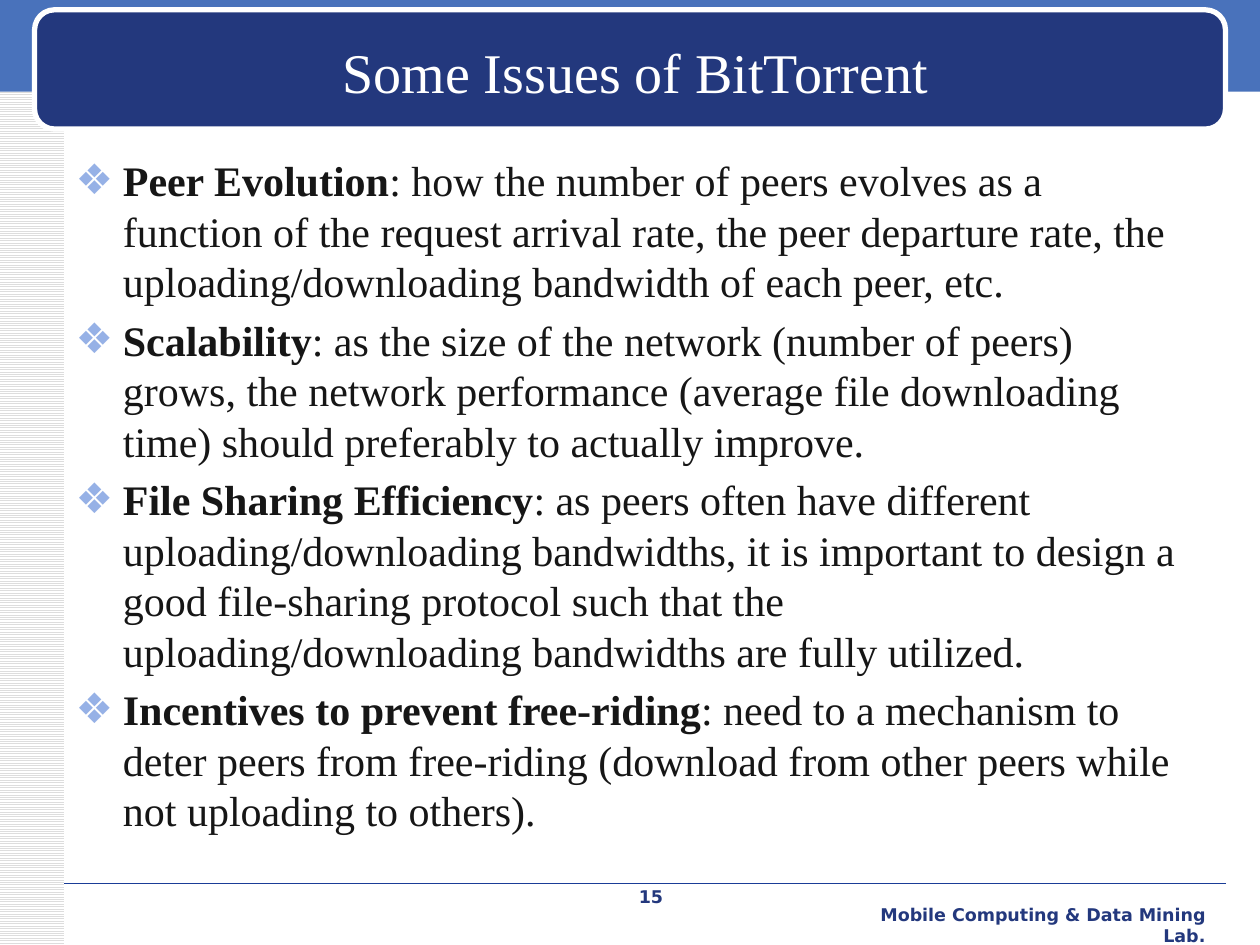
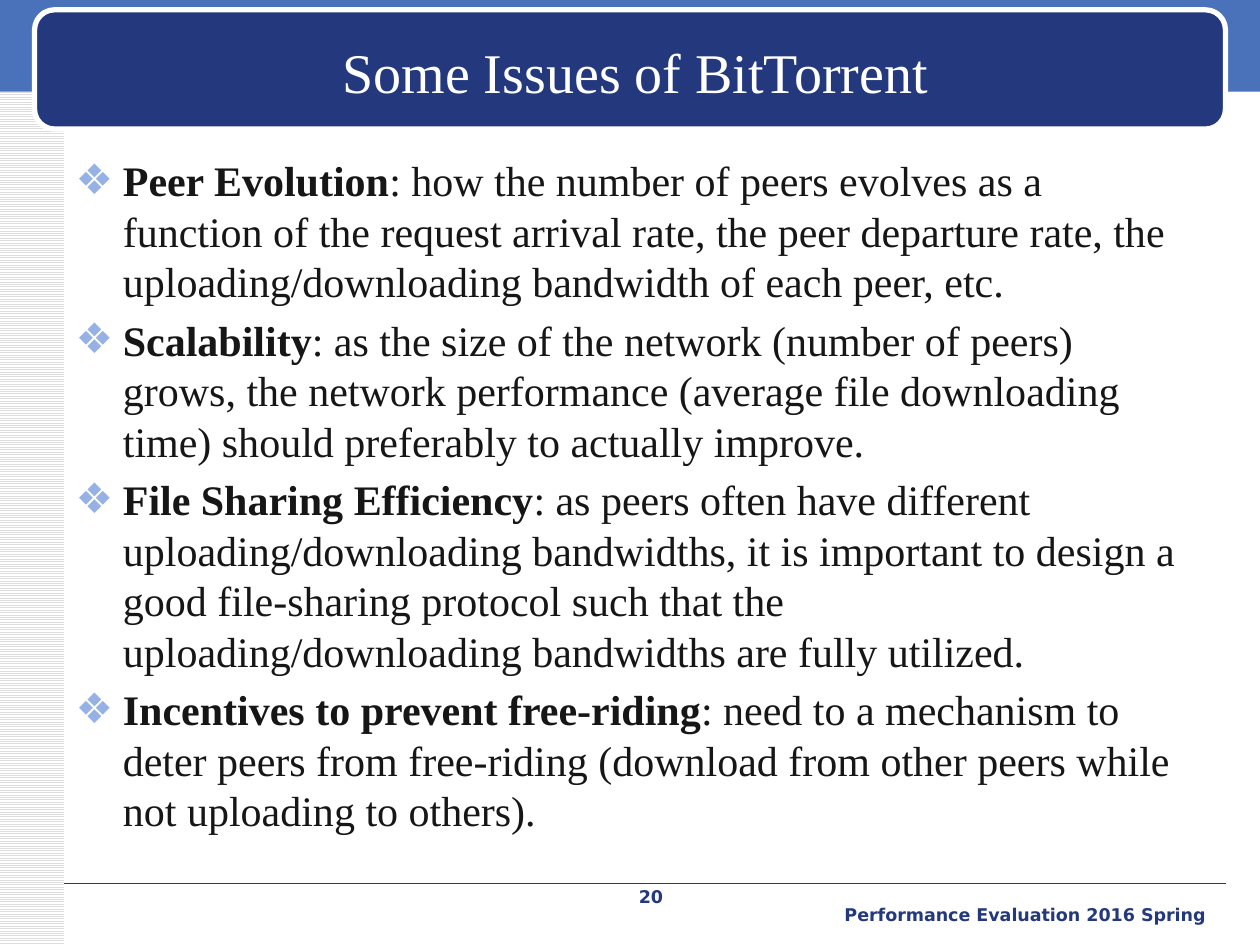
Before and after one commit to iamyuanchung/PE_104_2, a slide deck: slide 20 of final/BT-like-peer2peer.pptx (slide 15 before the commit). Drawn at 1260x945 pixels with LibreOffice and Linux fonts; fonts in the diff are those of the drawing; background and template pictures are left out. Boxes give left, top, right and bottom in pixels: in the first picture for what was removed or moved away, otherwise in the second. Text is boxed around its words. In the diff, an @@ line names an element or a change of style, - is before the commit and + after.

```diff
--- a/final/BT-like-peer2peer.pptx
+++ b/final/BT-like-peer2peer.pptx
@@ page number at (639,890,663,904): text changed @@
-15
+20
@@ text at (844,907,1206,925): text changed @@
-Mobile Computing & Data Mining Lab.
+Performance Evaluation 2016 Spring
```
Also in this commit, not shown: 3 other slides changed, 6 slides added, 1 slide removed.
